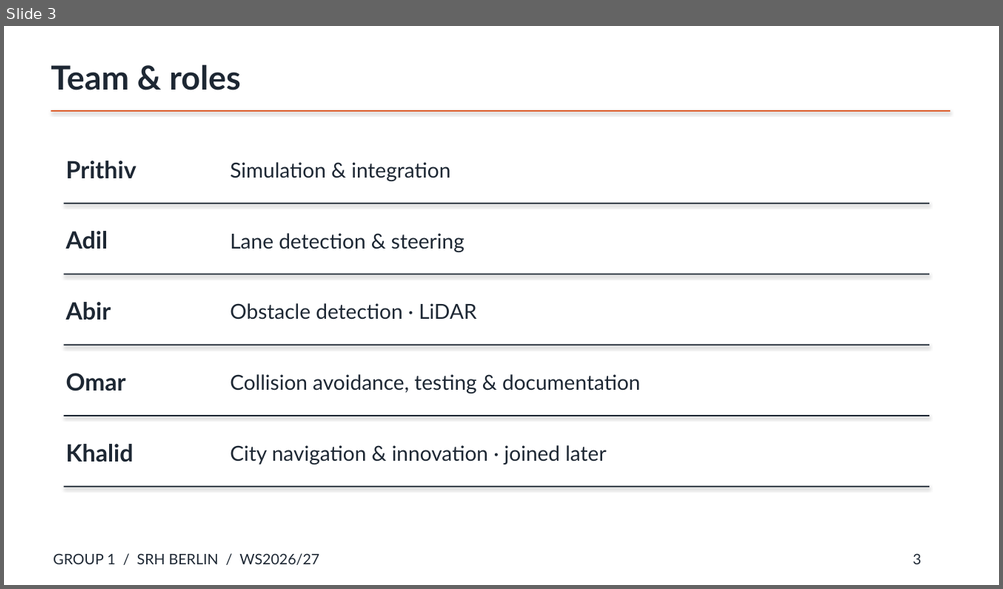
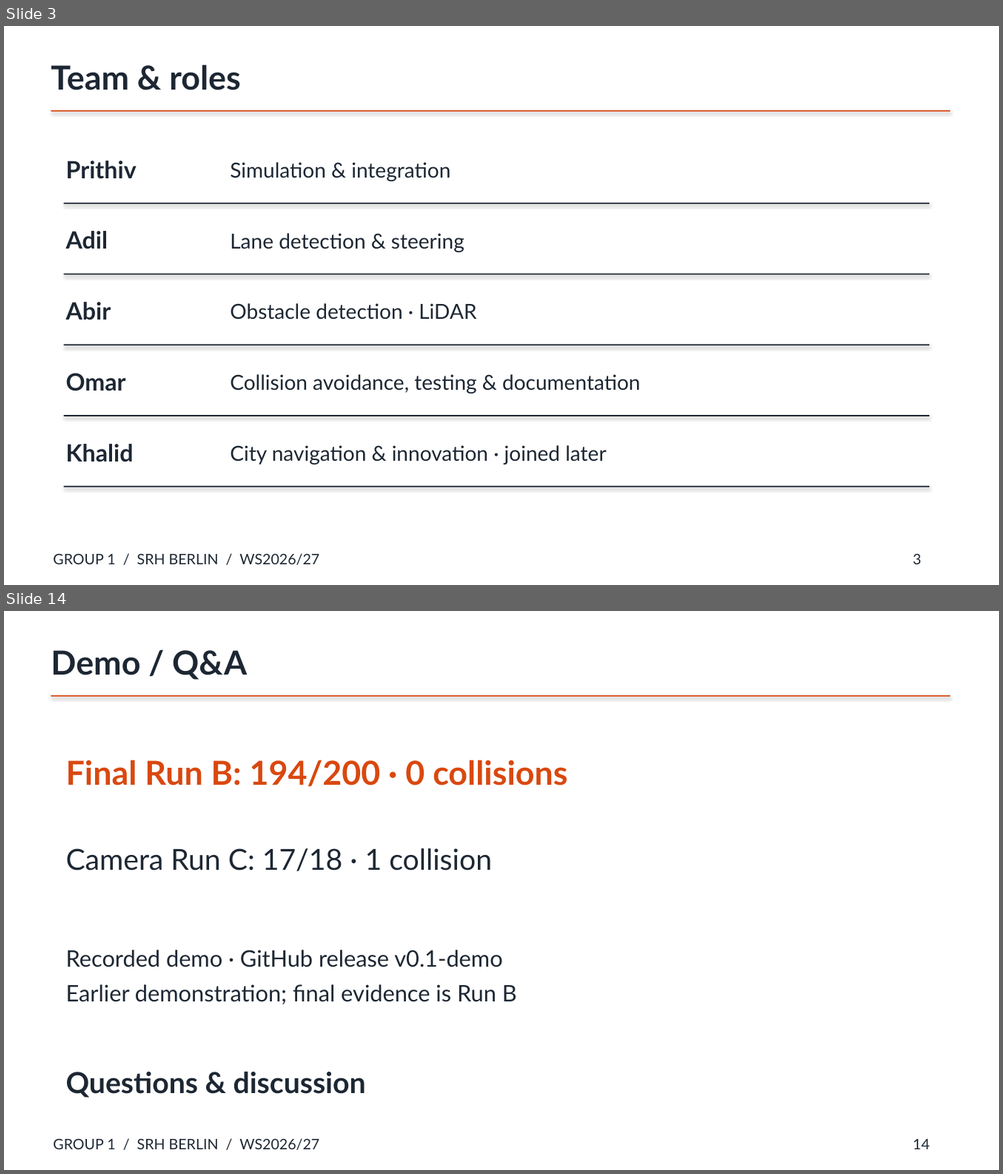
Before and after one commit to auto-m8te/carla-av-group1, a slide deck: report/Group1_Presentation.pptx. Shown one above the other, each under a label of ours: slide 3 before the commit, slides 3 and 14 after it; the slides between them are not shown. The pictures are 1003x589 and 1003x1174 pixels, drawn with LibreOffice and Linux fonts; fonts in the diff are those of the drawing. Boxes give left, top, right and bottom in pixels: in the first picture for what was removed or moved away, otherwise in the second. Text is boxed around its words. In the diff, an @@ line names an element or a change of style, - is before the commit and + after.

```diff
--- a/report/Group1_Presentation.pptx
+++ b/report/Group1_Presentation.pptx
@@ slide 14 added at (4, 611, 999, 1170), background #FFFFFF @@
@@ text added at (51, 650, 247, 680), 32 pt, text #1D2733, bold @@
+Demo / Q&A
@@ rectangle added at (51, 695, 950, 697), fill #D9480F @@
@@ text added at (66, 760, 567, 786), 32 pt, text #D9480F, bold @@
+Final Run B: 194/200 · 0 collisions
@@ text added at (66, 849, 492, 871), 28 pt, text #1D2733 @@
+Camera Run C: 17/18 · 1 collision
@@ text added at (66, 950, 517, 1005), 22 pt, text #1D2733 @@
+Recorded demo · GitHub release v0.1-demo
+Earlier demonstration; final evidence is Run B
@@ text added at (66, 1072, 366, 1098), 28 pt, text #1D2733, bold @@
+Questions & discussion
@@ text added at (53, 1139, 319, 1150), 14 pt, text #1D2733 @@
+GROUP 1 / SRH BERLIN / WS2026/27
@@ text added at (913, 1139, 930, 1150), 14 pt, text #1D2733 @@
+14
```
Also in this commit, not shown: 4 slides changed, 6 other slides added, 5 slides removed, 16 other files.
